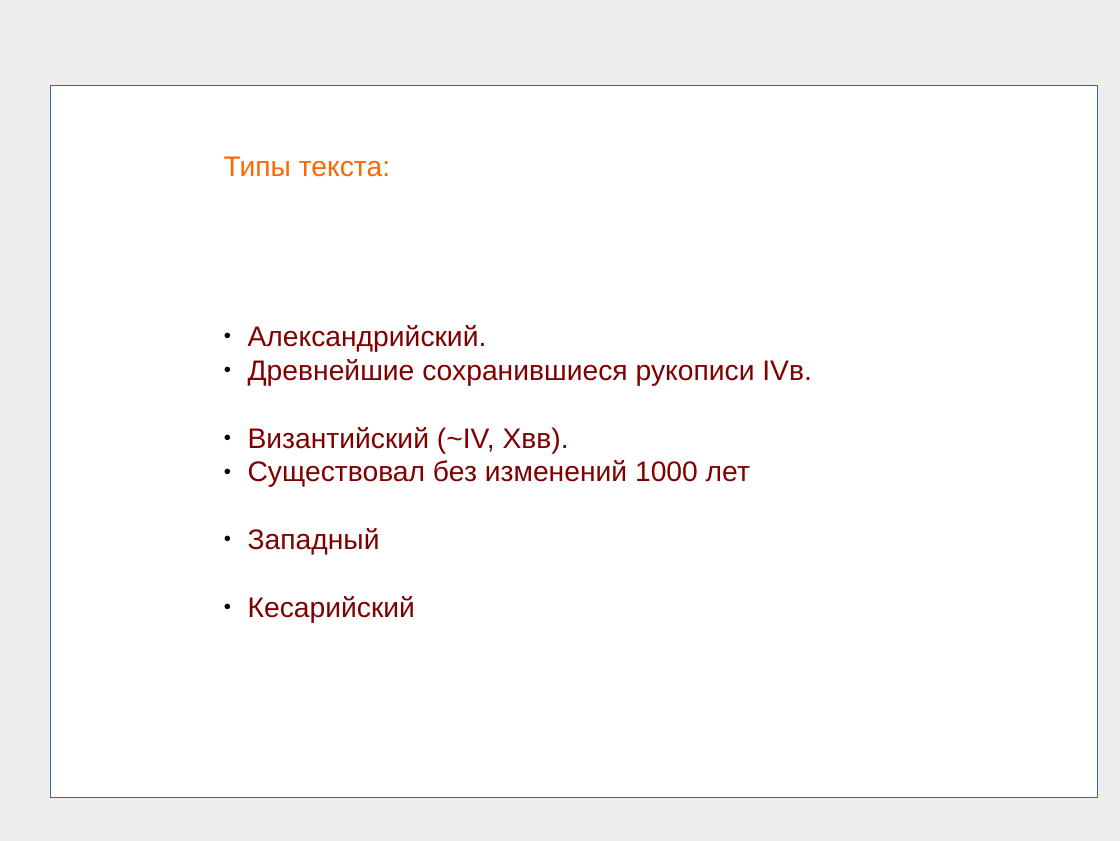
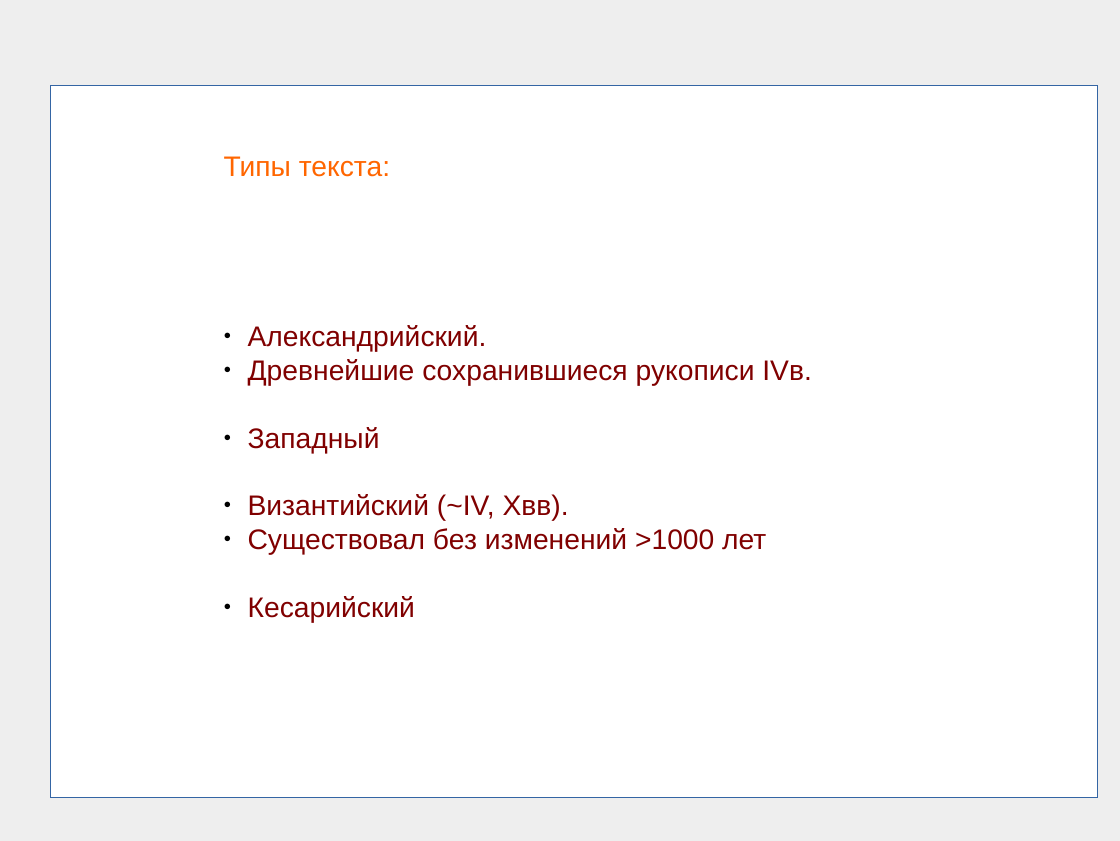
Before and after one commit to frpaul/ob, a slide deck: slide 6 of presentations/nt_manuscripts_01.odp. Drawn at 1120x841 pixels with LibreOffice and Linux fonts; fonts in the diff are those of the drawing. Boxes give left, top, right and bottom in pixels: in the first picture for what was removed or moved away, otherwise in the second. Text is boxed around its words. In the diff, an @@ line names an element or a change of style, - is before the commit and + after.

```diff
--- a/presentations/nt_manuscripts_01.odp
+++ b/presentations/nt_manuscripts_01.odp
@@ subtitle at (248,427,380,453): paragraph added @@
+● Западный
@@ subtitle at (248,528,766,555): text changed @@
-● Существовал без изменений 1000 лет
-● Западный
+● Существовал без изменений >1000 лет
```
Also in this commit, not shown: 14 other files.
